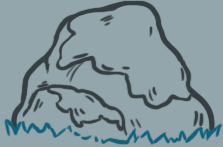
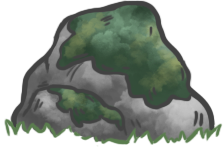
Before/after of a 223px x 147px layered artwork. What changed in the layer stack:
painted on "Grass" over [4, 0, 223, 147]
removed layer "Rock" over [10, 0, 216, 137]
removed layer "Background" over [0, 0, 223, 147]
